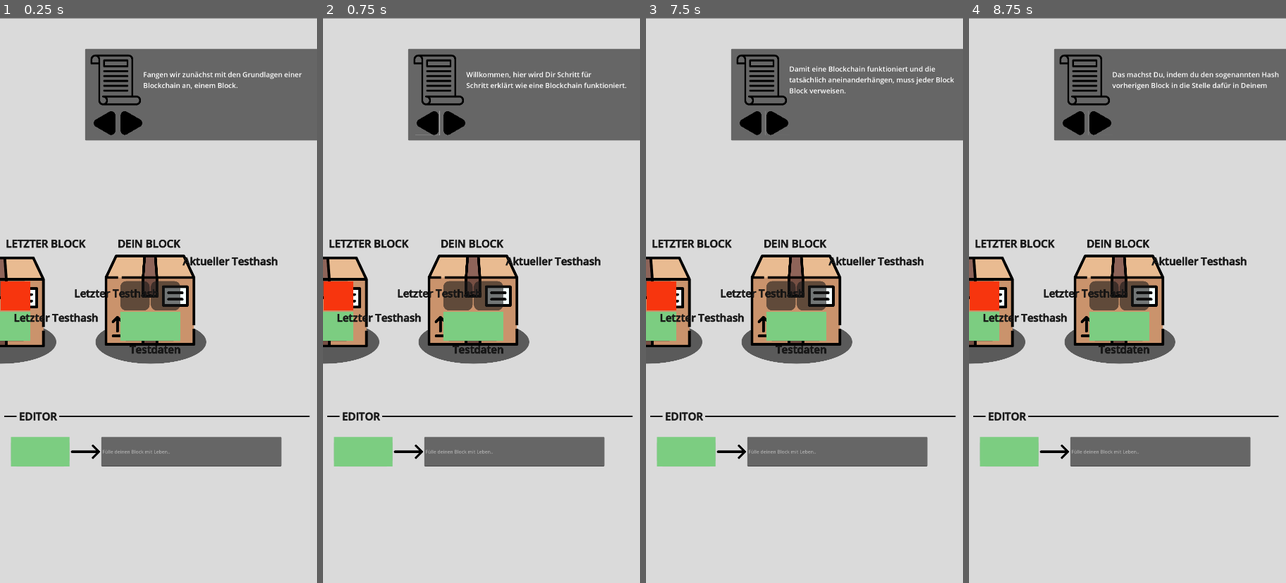
Above: before the commit, frames 1-4 (left to right).
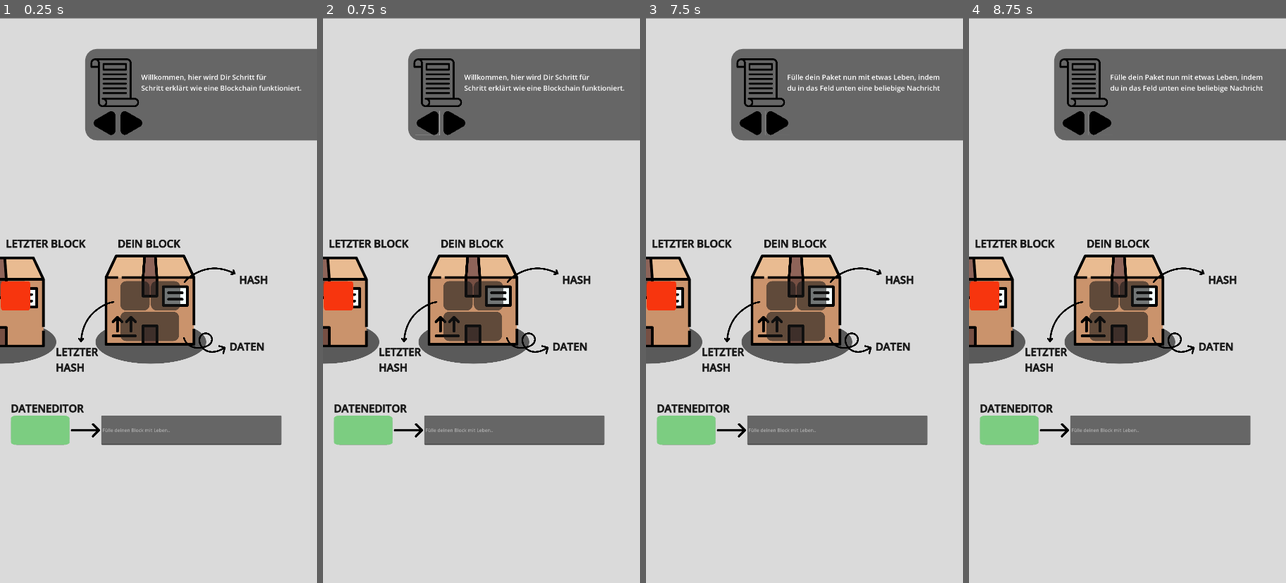
Above: after the commit, the same moments.

Repository: kkulber/blockchain
Game: Godot game, scene res://scenes/layer1.tscn
Same seed, same stepped clock (60 frames per second), same inputs: the game is played once before the commit and once after it.
Inputs (mouse positions are in pixels of both pictures, inside the frame that each line leads up to):
- Up to frame 1 (0.25 s): no input
- Up to frame 2 (0.75 s): click (427, 125) at 0.5 s
- Up to frame 3 (7.5 s): click (775, 125) at 1.25 s; click (750, 125) at 2 s; click (775, 125) at 2.75 s; click (750, 125) at 3.5 s; click (775, 125) at 4.25 s; tap Enter at 5, 6.5 s; tap Space at 5.75, 7.25 s
- Up to frame 4 (8.75 s): tap Enter at 8 s

The runs differ from the first frame. In frame 1, 11% of the frame differs, in the area x 0-98%, y 5-80%; in frame 2, 11%; in frame 3, 11%; in frame 4, 11%.

Commit message:
Fertig vor Pause

Diff:
--- a/scenes/dad_rect.tscn
+++ b/scenes/dad_rect.tscn
@@ -1,7 +1,11 @@
-[gd_scene load_steps=4 format=3 uid="uid://delhpy0pbys1y"]
+[gd_scene load_steps=5 format=3 uid="uid://delhpy0pbys1y"]
 
-[ext_resource type="Texture2D" uid="uid://eqpqpk0qour2" path="res://images/square_green.svg" id="1_55di7"]
+[ext_resource type="Shader" uid="uid://c5pcq14712pkh" path="res://shaders/dad_rect.gdshader" id="1_7jef0"]
 [ext_resource type="Script" uid="uid://bauv76m8qya0s" path="res://scripts/texture_rect.gd" id="1_ohhw7"]
+
+[sub_resource type="ShaderMaterial" id="ShaderMaterial_txumv"]
+shader = ExtResource("1_7jef0")
+shader_parameter/radius = 0.10000000475
 
 [sub_resource type="StyleBoxFlat" id="StyleBoxFlat_nst81"]
 content_margin_left = 0.0
@@ -16,10 +20,10 @@
 corner_detail = 5
 
 [node name="TextureRect" type="TextureRect"]
+material = SubResource("ShaderMaterial_txumv")
 custom_minimum_size = Vector2(200, 100)
 offset_right = 200.0
 offset_bottom = 100.0
-texture = ExtResource("1_55di7")
 expand_mode = 1
 script = ExtResource("1_ohhw7")
 
--- a/scenes/dad_square.tscn
+++ b/scenes/dad_square.tscn
@@ -1,6 +1,11 @@
-[gd_scene load_steps=3 format=3 uid="uid://dfgts0ldpgl01"]
+[gd_scene load_steps=5 format=3 uid="uid://dfgts0ldpgl01"]
 
 [ext_resource type="Script" uid="uid://bauv76m8qya0s" path="res://scripts/texture_rect.gd" id="1_lx3dq"]
+[ext_resource type="Shader" uid="uid://c5pcq14712pkh" path="res://shaders/dad_rect.gdshader" id="1_oygbx"]
+
+[sub_resource type="ShaderMaterial" id="ShaderMaterial_dlud5"]
+shader = ExtResource("1_oygbx")
+shader_parameter/radius = 0.10000000475
 
 [sub_resource type="StyleBoxFlat" id="StyleBoxFlat_qq2ti"]
 content_margin_left = 0.0
@@ -15,6 +20,7 @@
 corner_detail = 5
 
 [node name="TextureRect" type="TextureRect"]
+material = SubResource("ShaderMaterial_dlud5")
 custom_minimum_size = Vector2(100, 100)
 offset_right = 100.0
 offset_bottom = 100.0
--- a/scenes/layer1.tscn
+++ b/scenes/layer1.tscn
@@ -7,6 +7,8 @@
 [ext_resource type="PackedScene" uid="uid://delhpy0pbys1y" path="res://scenes/dad_rect.tscn" id="5_hr7qw"]
 [ext_resource type="Texture2D" uid="uid://vcm8e5yfxkdg" path="res://images/square_red.svg" id="6_y7lky"]
 [ext_resource type="Script" uid="uid://cly6rpvjpmjry" path="res://scripts/hashgenerator.gd" id="7_g43gi"]
+[ext_resource type="Texture2D" uid="uid://boigv405skmno" path="res://images/arrow.png" id="7_glvh6"]
+[ext_resource type="Texture2D" uid="uid://bi7022w1qsnoc" path="res://images/curved-arrow.png" id="8_hr7qw"]
 [ext_resource type="Texture2D" uid="uid://eqpqpk0qour2" path="res://images/square_green.svg" id="8_ofi4m"]
 [ext_resource type="Script" uid="uid://sxao0ue5uobb" path="res://scripts/questcontainer.gd" id="9_dmiet"]
 [ext_resource type="Texture2D" uid="uid://dleifprro8sbs" path="res://images/right-arrow.png" id="9_glvh6"]
@@ -21,6 +23,18 @@
 shadow_size = 5
 shadow_color = Color(0, 0, 0, 0.08627451)
 shadow_offset = Vector2(0, 0)
+
+[sub_resource type="StyleBoxFlat" id="StyleBoxFlat_glvh6"]
+content_margin_left = 0.0
+content_margin_top = 0.0
+content_margin_right = 0.0
+content_margin_bottom = 0.0
+bg_color = Color(0.1, 0.1, 0.1, 0.6)
+corner_radius_top_left = 40
+corner_radius_top_right = 40
+corner_radius_bottom_right = 40
+corner_radius_bottom_left = 40
+corner_detail = 5
 
 [sub_resource type="LabelSettings" id="LabelSettings_choun"]
 font_size = 24
@@ -114,6 +128,7 @@
 metadata/_edit_use_anchors_ = true
 
 [node name="data_rect" parent="CanvasLayer/LastBlock/VBoxContainer" instance=ExtResource("5_hr7qw")]
+visible = false
 layout_mode = 2
 metadata/_edit_use_anchors_ = true
 
@@ -128,6 +143,34 @@
 label_settings = SubResource("LabelSettings_tbgi4")
 uppercase = true
 
+[node name="DataLabel" type="Label" parent="CanvasLayer/Labels"]
+offset_left = 782.0
+offset_top = 1091.0
+offset_right = 1016.0
+offset_bottom = 1141.0
+text = "Daten"
+label_settings = SubResource("LabelSettings_tbgi4")
+uppercase = true
+
+[node name="HashLabel" type="Label" parent="CanvasLayer/Labels"]
+offset_left = 815.0
+offset_top = 864.0
+offset_right = 1049.0
+offset_bottom = 914.0
+text = "Hash"
+label_settings = SubResource("LabelSettings_tbgi4")
+uppercase = true
+
+[node name="PreviousPointerHash" type="Label" parent="CanvasLayer/Labels"]
+offset_left = 190.0
+offset_top = 1109.0
+offset_right = 341.0
+offset_bottom = 1212.0
+text = "Letzter
+Hash"
+label_settings = SubResource("LabelSettings_tbgi4")
+uppercase = true
+
 [node name="LabelLastBlock" type="Label" parent="CanvasLayer/Labels"]
 offset_left = 20.0
 offset_top = 741.0
@@ -137,33 +180,24 @@
 label_settings = SubResource("LabelSettings_tbgi4")
 uppercase = true
 
-[node name="BlockLastHashOriginal" type="Label" parent="CanvasLayer/Labels"]
-offset_left = 47.0
-offset_top = 993.0
-offset_right = 197.0
-offset_bottom = 1027.0
-label_settings = SubResource("LabelSettings_tbgi4")
-
-[node name="BlockLastHashLink" type="Label" parent="CanvasLayer/Labels"]
-offset_left = 253.0
-offset_top = 910.0
-offset_right = 403.0
-offset_bottom = 944.0
-label_settings = SubResource("LabelSettings_tbgi4")
-
-[node name="BlockHash" type="Label" parent="CanvasLayer/Labels"]
-offset_left = 623.0
-offset_top = 801.0
-offset_right = 773.0
-offset_bottom = 835.0
-label_settings = SubResource("LabelSettings_tbgi4")
-
-[node name="BlockData" type="Label" parent="CanvasLayer/Labels"]
-offset_left = 442.0
-offset_top = 1101.0
-offset_right = 592.0
-offset_bottom = 1135.0
-label_settings = SubResource("LabelSettings_tbgi4")
+[node name="HashArrow" type="Sprite2D" parent="CanvasLayer/Labels"]
+position = Vector2(716, 879.99994)
+rotation = 0.5235988
+scale = Vector2(0.27246088, 0.27246088)
+texture = ExtResource("8_hr7qw")
+
+[node name="PreviousHashArrow" type="Sprite2D" parent="CanvasLayer/Labels"]
+position = Vector2(328, 1032)
+rotation = -1.5707964
+scale = Vector2(0.27246088, 0.27246088)
+texture = ExtResource("8_hr7qw")
+flip_h = true
+
+[node name="DataArrow" type="Sprite2D" parent="CanvasLayer/Labels"]
+position = Vector2(699, 1110.0001)
+rotation = 1.0471976
+scale = Vector2(0.23078366, 0.23078366)
+texture = ExtResource("7_glvh6")
 
 [node name="Hashgenerator" type="Node2D" parent="CanvasLayer"]
 script = ExtResource("7_g43gi")
@@ -187,29 +221,13 @@
 position = Vector2(403, 1576)
 
 [node name="EditorLabel" type="Label" parent="CanvasLayer/Editor/Node2D"]
-offset_left = -338.0
-offset_top = -248.0
-offset_right = -197.0
-offset_bottom = -198.0
-text = "Editor"
-label_settings = SubResource("LabelSettings_tbgi4")
-uppercase = true
-
-[node name="RightHSeparator" type="HSeparator" parent="CanvasLayer/Editor/Node2D"]
-modulate = Color(0, 0, 0, 1)
-offset_left = -200.0
-offset_top = -248.0
-offset_right = 651.0
-offset_bottom = -235.5
-scale = Vector2(1, 4)
-
-[node name="RightHSeparator2" type="HSeparator" parent="CanvasLayer/Editor/Node2D"]
-modulate = Color(0, 0, 0, 1)
-offset_left = -387.0
-offset_top = -248.0
-offset_right = -347.0
-offset_bottom = -235.5
-scale = Vector2(1, 4)
+offset_left = -366.0
+offset_top = -275.0
+offset_right = -118.0
+offset_bottom = -225.0
+text = "Dateneditor"
+label_settings = SubResource("LabelSettings_tbgi4")
+uppercase = true
 
 [node name="HBoxContainer" type="HBoxContainer" parent="CanvasLayer/Editor/Node2D"]
 anchors_preset = 8
@@ -218,9 +236,9 @@
 anchor_right = 0.5
 anchor_bottom = 0.5
 offset_left = -366.0
-offset_top = -152.0
+offset_top = -225.0
 offset_right = 556.0
-offset_bottom = -52.0
+offset_bottom = -125.0
 grow_horizontal = 2
 grow_vertical = 2
 
@@ -246,14 +264,15 @@
 [node name="Background" type="Panel" parent="CanvasLayer/Questcontainer/Node2D"]
 offset_left = 290.0
 offset_top = 105.0
-offset_right = 1101.0
+offset_right = 1165.0
 offset_bottom = 416.0
+theme_override_styles/panel = SubResource("StyleBoxFlat_glvh6")
 
 [node name="HBoxContainer" type="HBoxContainer" parent="CanvasLayer/Questcontainer/Node2D"]
 offset_left = 305.0
-offset_top = 121.0
+offset_top = 134.0
 offset_right = 1067.0
-offset_bottom = 300.0
+offset_bottom = 306.0
 
 [node name="TextureRect" type="TextureRect" parent="CanvasLayer/Questcontainer/Node2D/HBoxContainer"]
 layout_mode = 2
--- a/scripts/main.gd
+++ b/scripts/main.gd
@@ -6,11 +6,6 @@
 var block_hash = "Aktueller Testhash"
 
 # Declare all nodes used later
-var block_label_last_hash_original
-var block_label_last_hash_link
-var block_label_hash
-var block_label_data
-
 var data_dad
 var previous_pointer_dad
 var hashgenerator_shown = false
@@ -31,23 +26,11 @@
 	hashgenerator_shown = false
 
 func _ready() -> void:
-	# Import nodes
-	block_label_last_hash_original = $CanvasLayer/Labels/BlockLastHashOriginal
-	block_label_last_hash_link = $CanvasLayer/Labels/BlockLastHashLink
-	block_label_hash = $CanvasLayer/Labels/BlockHash
-	block_label_data = $CanvasLayer/Labels/BlockData
-
 	data_dad = $CanvasLayer/YourBlock/VBoxContainer/data_rect
 	previous_pointer_dad = $CanvasLayer/YourBlock/VBoxContainer/HBoxContainer/pointer_square
 	hash_dad = $CanvasLayer/YourBlock/VBoxContainer/HBoxContainer/hash_square
 
 	questcontainer = $CanvasLayer/Questcontainer
-
-	# Setup labels
-	block_label_last_hash_original.text = block_last_hash
-	block_label_last_hash_link.text = block_last_hash
-	block_label_data.text = block_data
-	block_label_hash.text = block_hash
 
 	# Turns off the hashgenerator
 	hide_hashgenerator()
--- /dev/null
+++ b/shaders/dad_rect.gdshader
@@ -0,0 +1,21 @@
+shader_type canvas_item;
+
+uniform float radius : hint_range(0.0, 100.0) = 16.0;
+
+void fragment() {
+    vec2 size = vec2(1.0); // Normalized UV space (0-1)
+    vec2 uv = UV;
+
+    // Abstand zur nächsten Ecke (links/rechts, oben/unten)
+    vec2 corner = min(uv, 1.0 - uv);
+
+    // Wenn Ecke außerhalb des Radius -> verwerfen
+    if (corner.x < radius / size.x && corner.y < radius / size.y) {
+        float dist = length(corner - vec2(radius / size.x, radius / size.y));
+        if (dist > radius / size.x) {
+            discard; // Pixel außerhalb der Rundung wird unsichtbar
+        }
+    }
+
+    COLOR = texture(TEXTURE, UV);
+}
Binary file added: images/arrow.png
Not shown, added: images/arrow.png.import
Binary file added: images/curved-arrow.png
Not shown, added: images/curved-arrow.png.import
Not shown: 1 places in scenes/layer1.tscn that only renumber resources
Not shown, added: shaders/dad_rect.gdshader.uid
Empty file added: shaders/rounded_corners.shader
Not shown, added: sources.txt
